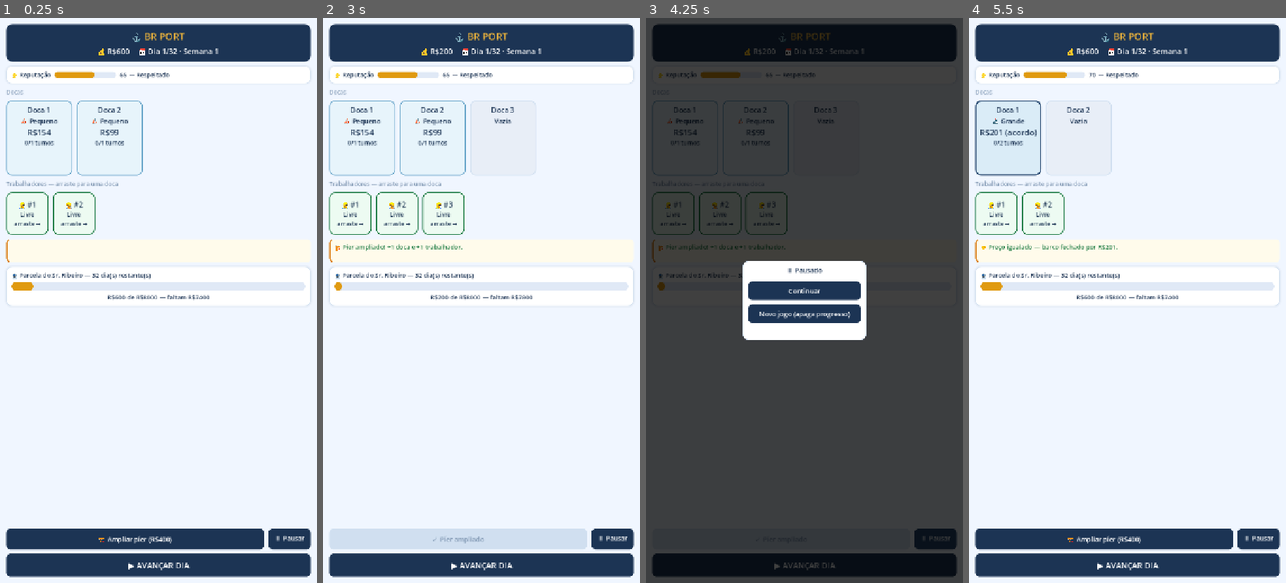
Above: before the commit, frames 1-4 (left to right).
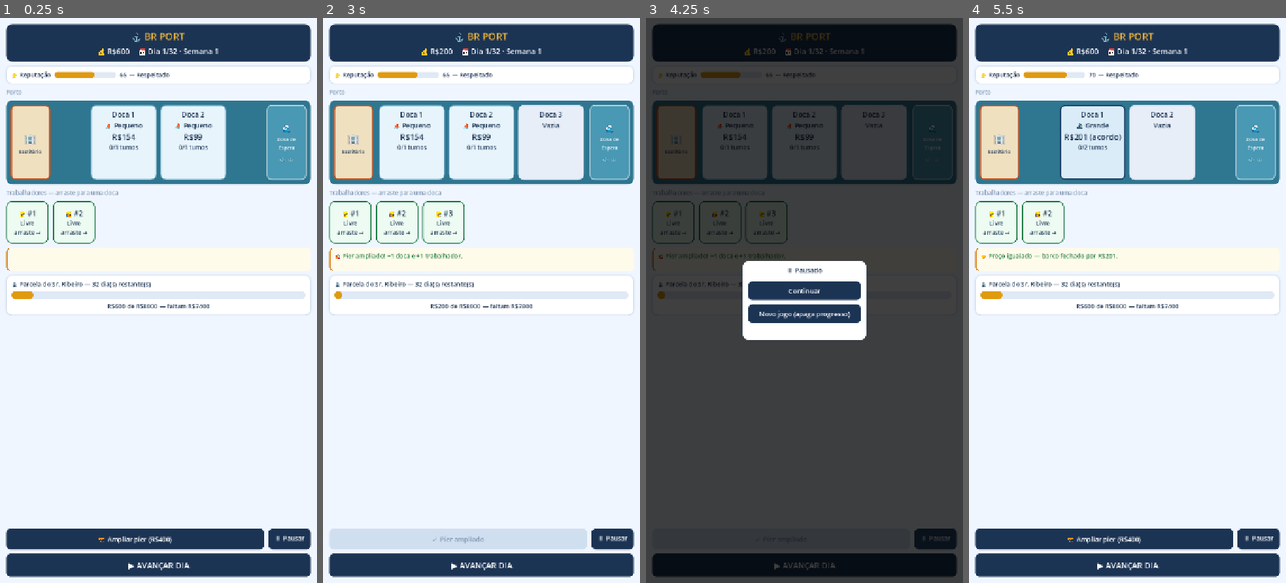
Above: after the commit, the same moments.

Repository: Brunoleon98/br-port
Game: Godot game, scene res://scenes/Main.tscn
Two runs of this game, one before a commit and one after it. Both use one fixed random seed, a clock stepped at 60 frames per second and the inputs below.
Inputs:
- Up to frame 1 (0.25 s): no input
- Up to frame 2 (3 s): click "🏗️ Ampliar píer (R$400)" at 0.5 s; click "⏸ Pausar" at 1.25 s; click "▶ AVANÇAR DIA" at 2 s; click "Comprar" at 2.75 s
- Up to frame 3 (4.25 s): click "⏸ Pausar" at 3.5 s
- Up to frame 4 (5.5 s): click "Novo jogo (apaga progresso)" at 4.25 s; click "🤝 Igualar (−15%) → R$201 · fe…" at 5 s

The runs differ from the first frame. In frame 1, 14% of the frame differs, in the area x 1-99%, y 12-53%; in frame 2, 12%; in frame 3, 6.0%; in frame 4, 14%.

Commit message:
Start Bloco 4 with the flat design style guide and a top-down port map
First two items of the Bloco 4 briefing's work order: the style guide has to
exist before any sprite, and the map structure has to be validated with
placeholder shapes before commissioning art.

docs/design/BR_Port_Style_Guide_Flat_Design.md formalizes the UI palette
tema_brport.tres already validated, and adds a new world/scenery palette for
the port map (water, office, wood) that derives from the same color families
so the two read as one system — the office roof reuses the prototype's
unused "orange" token instead of inventing a new hue. It also locks line
weight, corner radius, spacing, and canonical sprite sizes (worker 96x96,
dock 150x170) so future assets have a box to fit into.

Main.tscn's flat "Docas" row becomes a "Porto" map: an opaque Escritório
panel (land) on the left, the existing dynamic dock instancing in the middle
(now sitting on a water background instead of cream), and a translucent Zona
de Espera marker on the right — matching screen (3) "Fila de barcos" from
the GDD's twelve, per the briefing's note that the map can merge screens (2)
and (3) without widening scope. The waiting zone is decorative only for now:
boats still spawn straight into docks, so it doesn't touch balance.

Verified at 2 docks (base) and 3 (post-upgrade) with capturar_tela.gd — both
fit the 720px portrait viewport without overflow. run_tests.gd still passes
in full; no gameplay rule changed, so no re-measure needed.

Co-Authored-By: Claude Sonnet 5 <noreply@anthropic.com>
Claude-Session: https://claude.ai/code/session_013km5VWnA34GBGmY3Fd6o2W

Diff:
--- a/brport_vs/scenes/Main.tscn
+++ b/brport_vs/scenes/Main.tscn
@@ -100,15 +100,81 @@
 layout_mode = 2
 theme_override_font_sizes/font_size = 14
 
-[node name="DocasTitulo" type="Label" parent="Margem/Coluna"]
-layout_mode = 2
-text = "Docas"
+[node name="PortoTitulo" type="Label" parent="Margem/Coluna"]
+layout_mode = 2
+text = "Porto"
 theme_override_colors/font_color = Color(0.51, 0.6, 0.706, 1)
 theme_override_font_sizes/font_size = 13
 
-[node name="Docas" type="HBoxContainer" parent="Margem/Coluna"]
-layout_mode = 2
-theme_override_constants/separation = 10
+[node name="MapaPainel" type="PanelContainer" parent="Margem/Coluna"]
+layout_mode = 2
+theme_type_variation = &"MapaAgua"
+
+[node name="MapaLinha" type="HBoxContainer" parent="Margem/Coluna/MapaPainel"]
+layout_mode = 2
+theme_override_constants/separation = 8
+
+[node name="Escritorio" type="PanelContainer" parent="Margem/Coluna/MapaPainel/MapaLinha"]
+custom_minimum_size = Vector2(90, 170)
+layout_mode = 2
+theme_type_variation = &"Escritorio"
+
+[node name="EscritorioColuna" type="VBoxContainer" parent="Margem/Coluna/MapaPainel/MapaLinha/Escritorio"]
+layout_mode = 2
+theme_override_constants/separation = 4
+alignment = 1
+
+[node name="Icone" type="Label" parent="Margem/Coluna/MapaPainel/MapaLinha/Escritorio/EscritorioColuna"]
+layout_mode = 2
+text = "🏢"
+horizontal_alignment = 1
+theme_override_font_sizes/font_size = 28
+
+[node name="Rotulo" type="Label" parent="Margem/Coluna/MapaPainel/MapaLinha/Escritorio/EscritorioColuna"]
+layout_mode = 2
+text = "Escritório"
+horizontal_alignment = 1
+autowrap_mode = 2
+theme_override_font_sizes/font_size = 11
+
+[node name="Docas" type="HBoxContainer" parent="Margem/Coluna/MapaPainel/MapaLinha"]
+layout_mode = 2
+size_flags_horizontal = 3
+alignment = 1
+theme_override_constants/separation = 8
+
+[node name="ZonaEspera" type="PanelContainer" parent="Margem/Coluna/MapaPainel/MapaLinha"]
+custom_minimum_size = Vector2(90, 170)
+layout_mode = 2
+theme_type_variation = &"ZonaEspera"
+
+[node name="ZonaColuna" type="VBoxContainer" parent="Margem/Coluna/MapaPainel/MapaLinha/ZonaEspera"]
+layout_mode = 2
+theme_override_constants/separation = 4
+alignment = 1
+
+[node name="Icone" type="Label" parent="Margem/Coluna/MapaPainel/MapaLinha/ZonaEspera/ZonaColuna"]
+layout_mode = 2
+text = "🌊"
+horizontal_alignment = 1
+theme_override_colors/font_color = Color(1, 1, 1, 1)
+theme_override_font_sizes/font_size = 20
+
+[node name="Rotulo" type="Label" parent="Margem/Coluna/MapaPainel/MapaLinha/ZonaEspera/ZonaColuna"]
+layout_mode = 2
+text = "Zona de
+Espera"
+horizontal_alignment = 1
+autowrap_mode = 2
+theme_override_colors/font_color = Color(1, 1, 1, 1)
+theme_override_font_sizes/font_size = 11
+
+[node name="Marcadores" type="Label" parent="Margem/Coluna/MapaPainel/MapaLinha/ZonaEspera/ZonaColuna"]
+layout_mode = 2
+text = "⚓ ⚓"
+horizontal_alignment = 1
+theme_override_colors/font_color = Color(1, 1, 1, 1)
+theme_override_font_sizes/font_size = 15
 
 [node name="TrabalhadoresTitulo" type="Label" parent="Margem/Coluna"]
 layout_mode = 2
--- a/brport_vs/scripts/Main.gd
+++ b/brport_vs/scripts/Main.gd
@@ -32,7 +32,7 @@
 @onready var _advance_button: Button = $Margem/Coluna/Avancar
 @onready var _upgrade_button: Button = $Margem/Coluna/BotoesLinha/Upgrade
 @onready var _pause_button: Button = $Margem/Coluna/BotoesLinha/Pausar
-@onready var _docks_container: HBoxContainer = $Margem/Coluna/Docas
+@onready var _docks_container: HBoxContainer = $Margem/Coluna/MapaPainel/MapaLinha/Docas
 @onready var _workers_container: HBoxContainer = $Margem/Coluna/Trabalhadores
 @onready var _meta_bar: ProgressBar = $Margem/Coluna/MetaCartao/MetaColuna/MetaBarra
 @onready var _meta_label: Label = $Margem/Coluna/MetaCartao/MetaColuna/MetaTexto
--- a/brport_vs/ui/tema_brport.tres
+++ b/brport_vs/ui/tema_brport.tres
@@ -212,6 +212,56 @@
 content_margin_left = 8.0
 content_margin_top = 8.0
 content_margin_right = 8.0
+content_margin_bottom = 8.0
+
+; ── Mapa do porto (Bloco 4) ──
+; Paleta de mundo, registrada em docs/design/BR_Port_Style_Guide_Flat_Design.md
+; §1.2 — deriva das mesmas famílias de cor da UI (o telhado reaproveita o
+; "orange" que já existia no protótipo) em vez de inventar tom à parte.
+;
+;   agua #2f7690   areia #efe0c0   madeira_escura #6b4423   telhado #c85420
+
+[sub_resource type="StyleBoxFlat" id="mapa_agua"]
+bg_color = Color(0.184, 0.463, 0.565, 1)
+corner_radius_top_left = 14
+corner_radius_top_right = 14
+corner_radius_bottom_right = 14
+corner_radius_bottom_left = 14
+content_margin_left = 10.0
+content_margin_top = 10.0
+content_margin_right = 10.0
+content_margin_bottom = 10.0
+
+[sub_resource type="StyleBoxFlat" id="escritorio"]
+bg_color = Color(0.937, 0.878, 0.753, 1)
+border_width_left = 3
+border_width_top = 3
+border_width_right = 3
+border_width_bottom = 3
+border_color = Color(0.784, 0.329, 0.125, 1)
+corner_radius_top_left = 10
+corner_radius_top_right = 10
+corner_radius_bottom_right = 10
+corner_radius_bottom_left = 10
+content_margin_left = 6.0
+content_margin_top = 8.0
+content_margin_right = 6.0
+content_margin_bottom = 8.0
+
+[sub_resource type="StyleBoxFlat" id="zona_espera"]
+bg_color = Color(0.373, 0.706, 0.820, 0.55)
+border_width_left = 2
+border_width_top = 2
+border_width_right = 2
+border_width_bottom = 2
+border_color = Color(1, 1, 1, 0.7)
+corner_radius_top_left = 10
+corner_radius_top_right = 10
+corner_radius_bottom_right = 10
+corner_radius_bottom_left = 10
+content_margin_left = 6.0
+content_margin_top = 8.0
+content_margin_right = 6.0
 content_margin_bottom = 8.0
 
 [resource]
@@ -248,3 +298,9 @@
 TrabAlocado/styles/panel = SubResource("trab_alocado")
 TrabOcupado/base_type = "PanelContainer"
 TrabOcupado/styles/panel = SubResource("trab_ocupado")
+MapaAgua/base_type = "PanelContainer"
+MapaAgua/styles/panel = SubResource("mapa_agua")
+Escritorio/base_type = "PanelContainer"
+Escritorio/styles/panel = SubResource("escritorio")
+ZonaEspera/base_type = "PanelContainer"
+ZonaEspera/styles/panel = SubResource("zona_espera")
Not shown, added: brport_vs/tools/capturar_tela.gd.uid
Not shown: 1 places in brport_vs/ui/tema_brport.tres that only renumber resources
Not shown, changed: docs/ESTADO_DO_PROJETO.md
Not shown, added: docs/design/BR_Port_Style_Guide_Flat_Design.md
